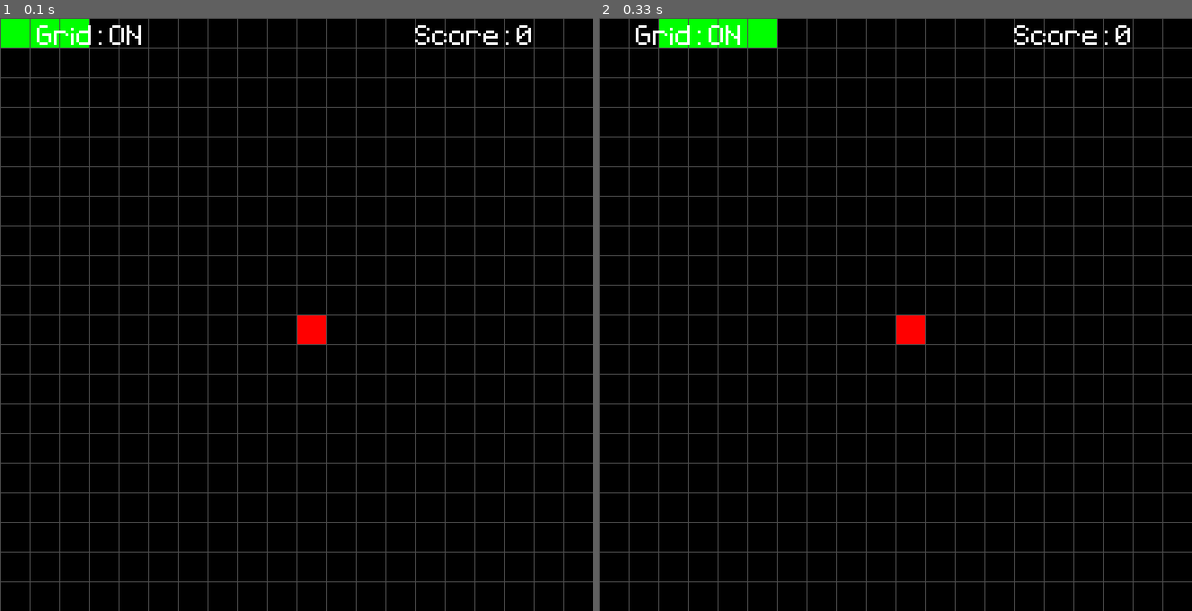
Above: before the commit, frames 1-2 (left to right).
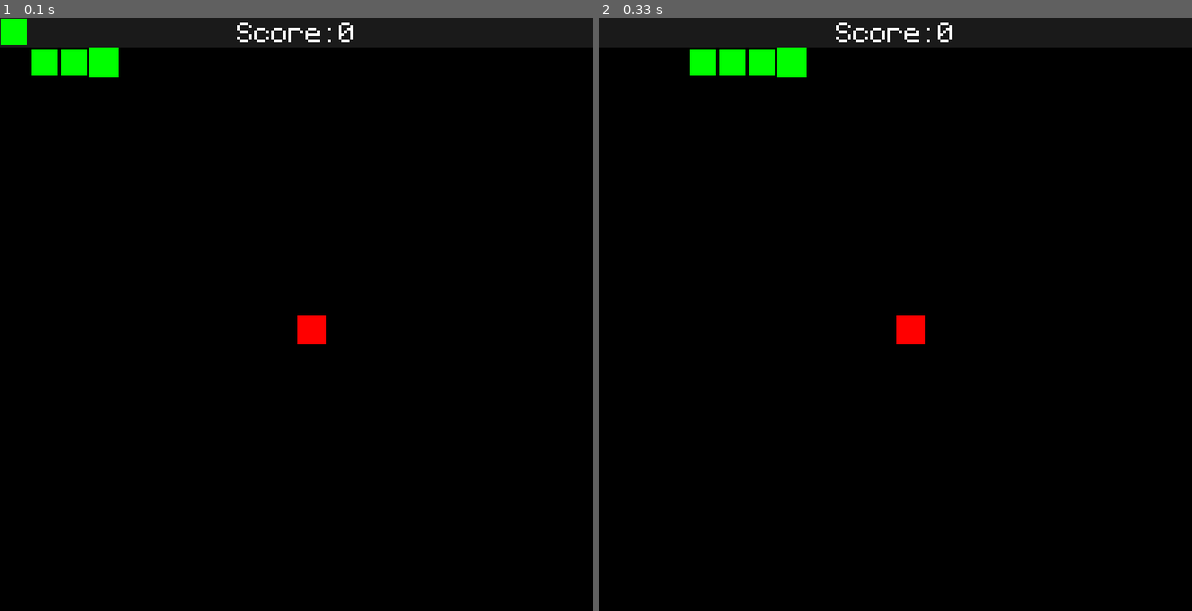
Above: after the commit, the same moments.

Repository: homczykk/Snake-using-pygame
Game: pygame game, started from game.py
Same seed, same stepped clock (60 frames per second), same inputs: the game is played once before the commit and once after it.
Inputs:
- Up to frame 1 (0.1 s): no input
- Up to frame 2 (0.33 s): no input

The runs differ from the first frame. In frame 1, 11% of the frame differs, in the area x 0-100%, y 0-100%; in frame 2, 11%.

Commit message:
Usunąłem grid, dodałem strefę do wyświetlania wyniku.

Diff:
--- a/game.py
+++ b/game.py
@@ -6,20 +6,8 @@
 RESOLUTION = (CELL_SIZE*20, CELL_SIZE*20)
 FRAMERATE = 15
 
-def draw_grid():
-    if is_grid:
-        for i in range(20):
-            pygame.draw.line(window, "gray30", (CELL_SIZE*i, 0), (CELL_SIZE*i, RESOLUTION[1]))
-
-        for i in range(20):
-            pygame.draw.line(window, "gray30", (0, CELL_SIZE*i), (RESOLUTION[1], CELL_SIZE*i))
-
-        grid_msg_surf = font.render(f"Grid: ON", False, "white")
-    else:
-        grid_msg_surf = font.render(f"Grid: OFF", False, "white")
-
-    grid_msg_rect = grid_msg_surf.get_rect(midbottom = (100, 40))
-    window.blit(grid_msg_surf, grid_msg_rect)
+def draw_score_zone():
+    pygame.draw.rect(window, "gray10", score_area_rect)
 
 def take_direction():
     keys = pygame.key.get_pressed()
@@ -52,9 +40,9 @@
     score = 0
     if head_rect.colliderect(food_rect):
         food_rect.x = random.randint(0, 19) * CELL_SIZE + 1
-        food_rect.y = random.randint(0, 19) * CELL_SIZE + 1
+        food_rect.y = random.randint(1, 19) * CELL_SIZE + 1
 
-        segment_list.append(segment_surf.get_rect(topleft = (1,1)))
+        segment_list.append(segment_surf.get_rect(topleft = (0,0)))
         score = 1
 
     window.blit(food_surf, food_rect)
@@ -62,14 +50,14 @@
 
 def show_score():
     score_surf = font.render(f"Score: {score}", False, "white")
-    score_rect = score_surf.get_rect(midbottom = (CELL_SIZE*16, 40))
+    score_rect = score_surf.get_rect(center = (CELL_SIZE*10, 21))
     window.blit(score_surf, score_rect)
 
 def game_end():
     if head_rect.centerx < 0 or head_rect.centerx > CELL_SIZE*20:
         pygame.quit()
         exit()
-    if head_rect.centery < 0 or head_rect.centery > CELL_SIZE*20:
+    if head_rect.centery < CELL_SIZE or head_rect.centery > CELL_SIZE*20:
         pygame.quit()
         exit()
 
@@ -96,7 +84,7 @@
 score = 0
 
 head_surf = pygame.Surface((CELL_SIZE, CELL_SIZE))
-head_rect = head_surf.get_rect(center = (round(CELL_SIZE/2), round(CELL_SIZE/2)))
+head_rect = head_surf.get_rect(center = (round(CELL_SIZE/2)+CELL_SIZE, round(CELL_SIZE/2)+CELL_SIZE))
 head_surf.fill("green")
 snake_direction = [33, 0]
 
@@ -104,7 +92,7 @@
 food_rect = food_surf.get_rect(topleft = (CELL_SIZE*10+1, CELL_SIZE*10+1))
 food_surf.fill("red")
 
-segment_surf = pygame.Surface((CELL_SIZE, CELL_SIZE))
+segment_surf = pygame.Surface((CELL_SIZE-4, CELL_SIZE-4))
 segment_surf.fill("green")
 segment_list = [head_rect,
                 segment_surf.get_rect(topleft = (1,1)),
@@ -112,6 +100,8 @@
                 segment_surf.get_rect(topleft = (1,1))]
 
 is_grid = True
+score_area_surf = pygame.Surface((CELL_SIZE*20, CELL_SIZE))
+score_area_rect = score_area_surf.get_rect(topleft = (0,0))
 
 while True:
     for event in pygame.event.get():
@@ -127,10 +117,11 @@
 
     window.fill("black")
 
+    draw_score_zone()
+
     segments_movement()
     score += snake_growth()
     snake_movement()
-    draw_grid()
     show_score()
     game_end()
 
